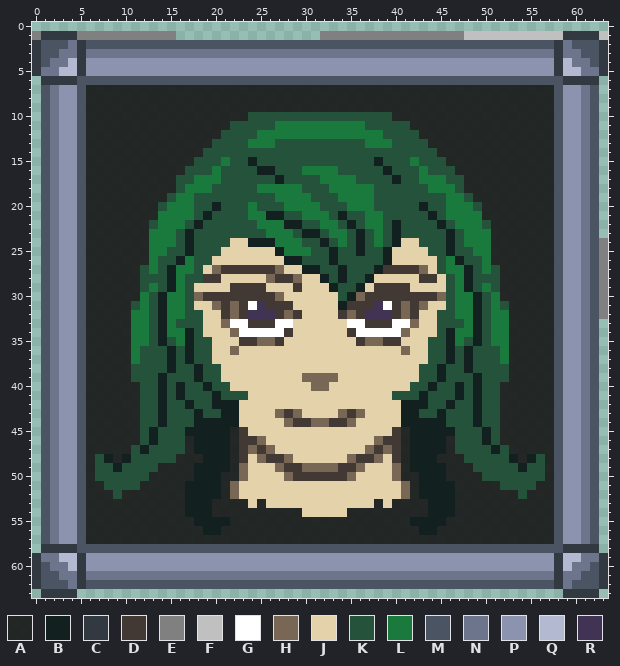
Pixel-art sprite, stored at Assets/Characters/portraits/beta_witch.png. Above, as it was before the edit.
The file is 64x64 pixels.
Palette (. is transparent): A #131313df  B #122020  C #333941  D #423934  E #808080  F #c0c0c0  G #ffffff  H #796755  J #e4d2aa  K #24523b  L #1a7a3e  M #4a5462  N #6d758d  P #8b93af  Q #b3b9d1  R #403353
And afterwards:
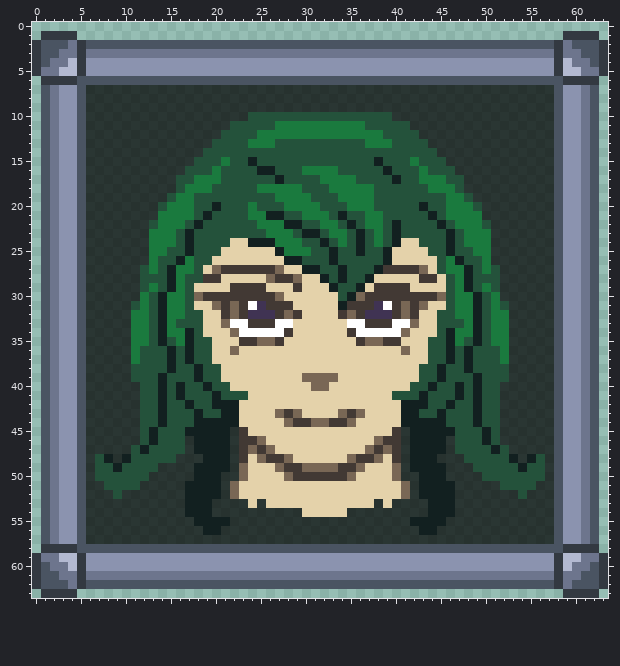
What changed:
{"colour":"A","old":"#131313df","new":"#000000b7"}
{"y":1,"x":0,"old":"E","new":"."}
{"y":1,"x":5,"old":"EEEEEEEEEEE","new":"..........."}
{"y":1,"x":32,"old":"EEEEEEEEEEEEEEEEFFFFFFFFFFF","new":"..........................."}
{"y":1,"x":63,"old":"F","new":"."}
{"y":24,"x":63,"old":"E","new":"."}
{"y":25,"x":63,"old":"E","new":"."}
{"y":26,"x":63,"old":"E","new":"."}
{"y":27,"x":63,"old":"E","new":"."}
{"y":28,"x":63,"old":"E","new":"."}
{"y":29,"x":63,"old":"E","new":"."}
{"y":30,"x":63,"old":"E","new":"."}
{"y":31,"x":63,"old":"E","new":"."}
{"y":32,"x":63,"old":"E","new":"."}
